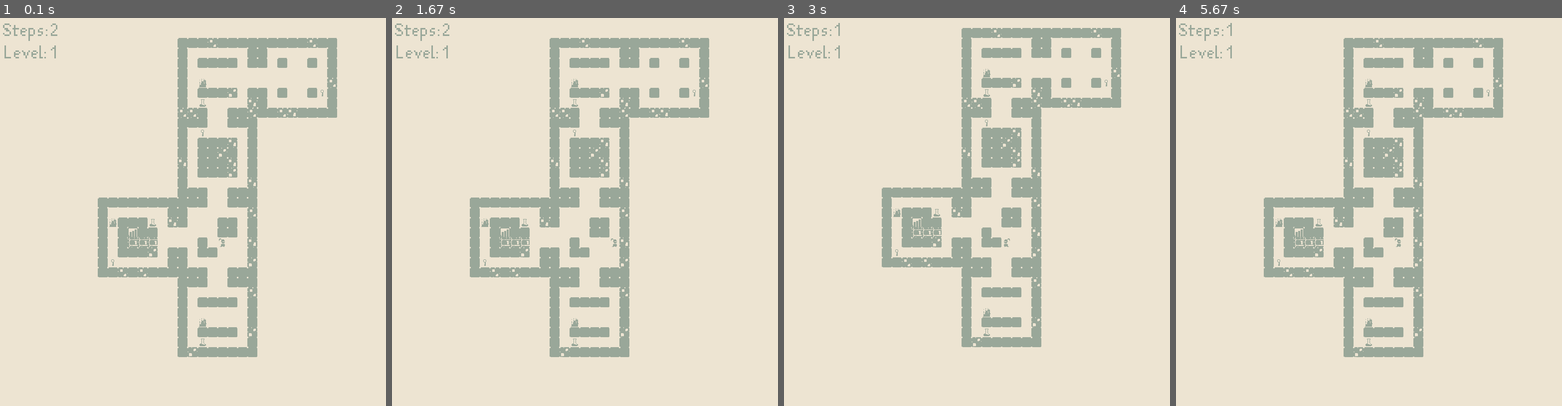
Above: before the commit, frames 1-4 (left to right).
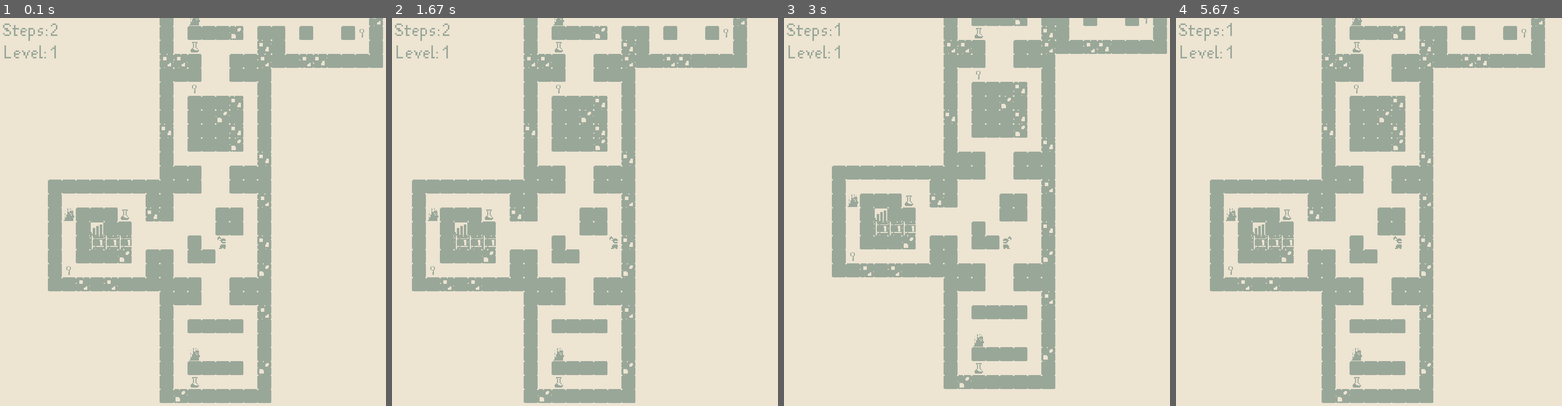
Above: after the commit, the same moments.

Repository: UhMarco/roguelike-pygame
Game: pygame game, started from main.py
Same seed, same stepped clock (60 frames per second), same inputs: the game is played once before the commit and once after it.
Inputs:
- Up to frame 1 (0.1 s): no input
- Up to frame 2 (1.67 s): hold Right 0.33-0.8 s; hold Right 1.17-1.63 s
- Up to frame 3 (3 s): hold Left 1.67-2.2 s; hold Down 2.23-2.53 s; hold Left 2.57-2.97 s
- Up to frame 4 (5.67 s): hold Up 3-3.37 s; hold Right 3.4-4.03 s; hold Down 4.07-4.43 s; hold Left 4.47-4.93 s; hold Right 4.97-5.43 s; hold Up from 5.47 s (still down)

The runs differ from the first frame. In frame 1, 25% of the frame differs, in the area x 12-100%, y 0-100%; in frame 2, 23%; in frame 3, 25%; in frame 4, 24%.

Commit message:
size settings update

Diff:
--- a/main.py
+++ b/main.py
@@ -4,7 +4,7 @@
 from bersenham import get_line
 from blueprints import blueprints, exit_blueprint
 
-TILE_SIZE = 20
+TILE_SIZE = 28
 WORLD_SIZE = TILE_SIZE * 8 * 5
 SIZE = 900
 
@@ -39,7 +39,7 @@
     )
 
 UI_SIZE = (TILE_SIZE * 2, TILE_SIZE * 2)
-UI_OFFSET = TILE_SIZE / 2
+UI_OFFSET = 10
 
 key_ui = pygame.transform.scale(pygame.image.load("./assets/key.png"), UI_SIZE)
 potion_ui = pygame.transform.scale(pygame.image.load("./assets/potion.png"), UI_SIZE)
